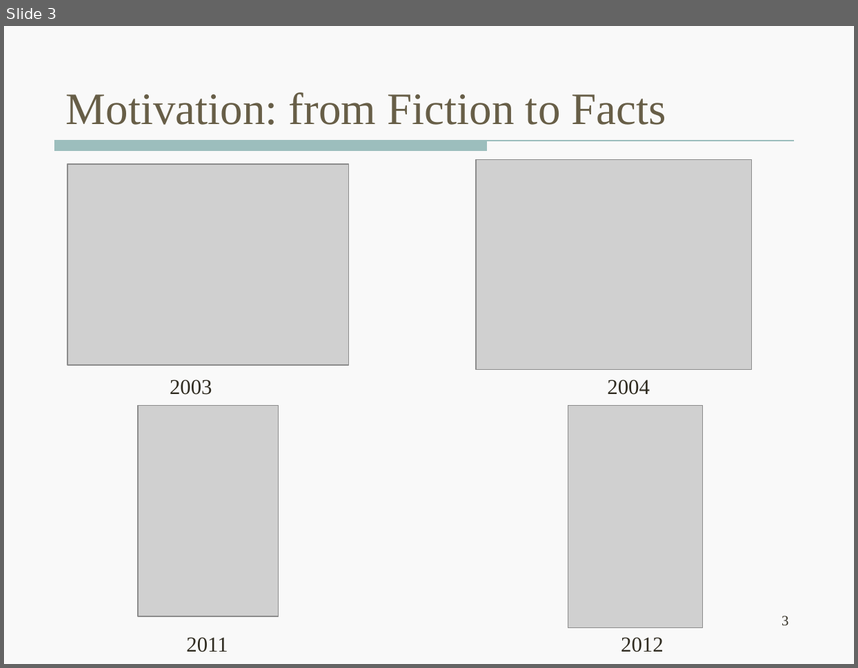
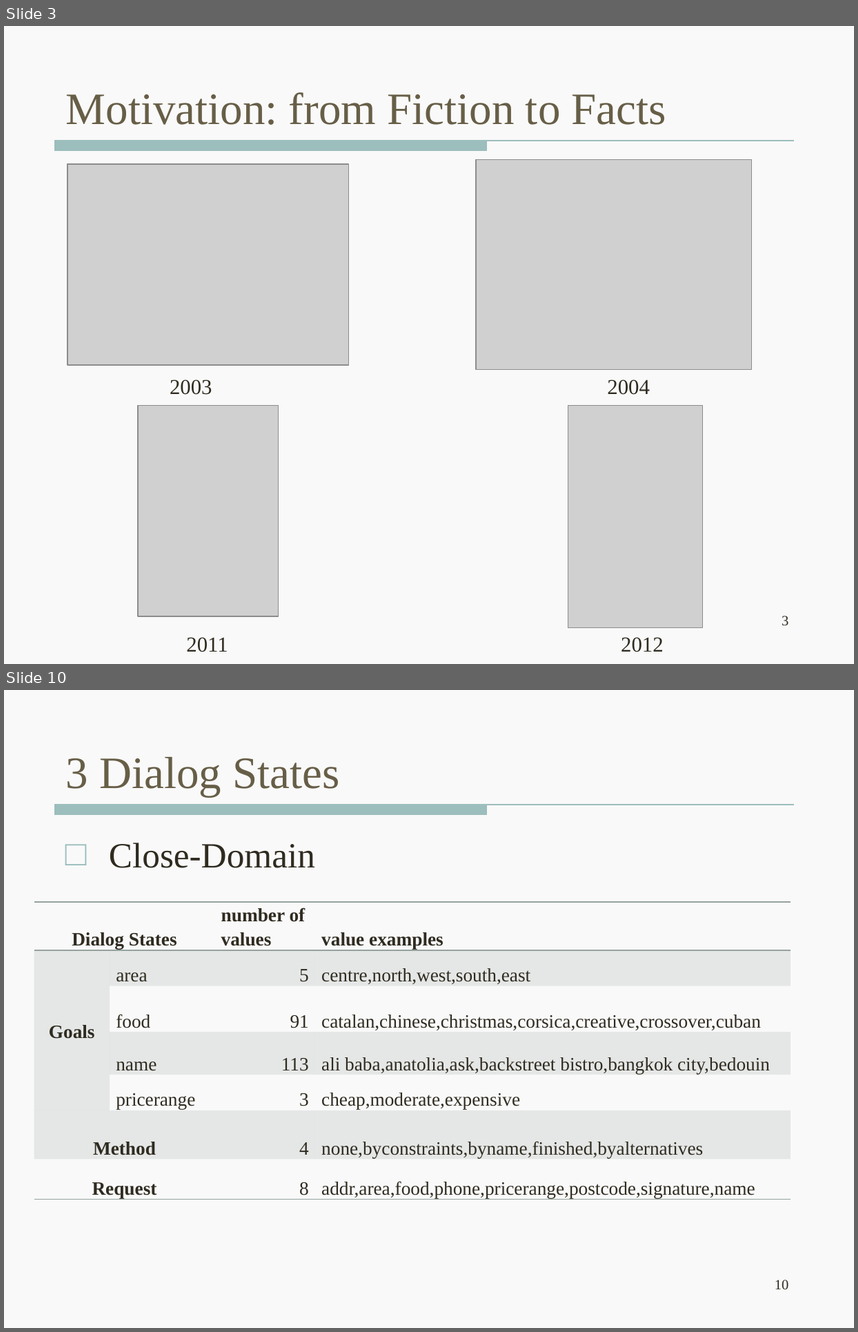
Before and after one commit to wencanluo/NLPFall2013, a slide deck: doc/12.06.2013 Meeting/DSTC2-12-16-2013.pptx. Shown one above the other, each under a label of ours: slide 3 before the commit, slides 3 and 10 after it; the slides between them are not shown. The pictures are 858x668 and 858x1332 pixels, drawn with LibreOffice and Linux fonts; fonts in the diff are those of the drawing; grey boxes stand for pictures. Boxes give left, top, right and bottom in pixels: in the first picture for what was removed or moved away, otherwise in the second. Text is boxed around its words. In the diff, an @@ line names an element or a change of style, - is before the commit and + after.

```diff
--- a/doc/12.06.2013 Meeting/DSTC2-12-16-2013.pptx
+++ b/doc/12.06.2013 Meeting/DSTC2-12-16-2013.pptx
@@ slide 10 added at (4, 690, 854, 1328), background #F9F9F9; not listed: 1 template element that a slide beside it also shows @@
@@ title added at (66, 757, 340, 796), 38 pt, text #675E47 @@
+3 Dialog States
@@ text added at (109, 842, 315, 868), 30 pt, text #2F2B20 @@
+□ Close-Domain
@@ table added at (34, 902, 791, 1201), 7 rows, 4 columns @@
+Dialog States |  | number of values | value examples
+Goals | area | 5 | centre,north,west,south,east
+ | food | 91 | catalan,chinese,christmas,corsica,creative,crossover,cuban
+ | name | 113 | ali baba,anatolia,ask,backstreet bistro,bangkok city,bedouin
+ | pricerange | 3 | cheap,moderate,expensive
+Method |  | 4 | none,byconstraints,byname,finished,byalternatives
+Request |  | 8 | addr,area,food,phone,pricerange,postcode,signature,name
@@ page number added at (775, 1279, 789, 1289), 12 pt, text #2F2B20 @@
+10
```
Also in this commit, not shown: 12 slides changed, 10 other slides added, 4 slides removed, 8 other files.
